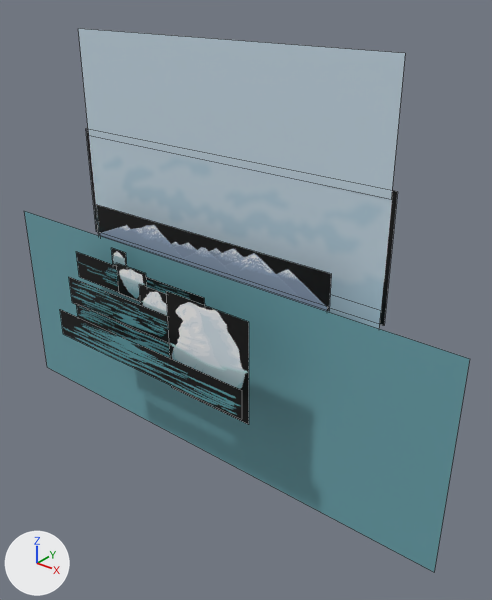
Renders of the Blender file Content/PuffBOMB/3D/Glacier/GlacierScene.blend from each side of a commit.
The view is the same before and after, from a camera (50 mm lens) standing at (1384.0, -966.0, 1090.0) and looking at (359.0, 314.0, 296.0). Lighting does not change. The marker at lower left points along +X, +Y and +Z. Mesh edges are drawn as thin lines.
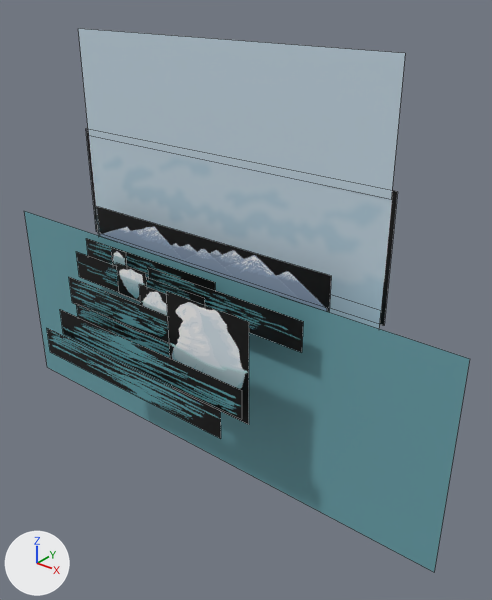
Changed parts and their boxes [x1, y1, x2, y2] in the pictures (492 x 600 px):
'Plane.004', moved
    before: [97, 205, 331, 311]
    after: [97, 207, 331, 312]
'Plane.015', added
    after: [47, 328, 221, 439]
'Plane.011', added
    after: [148, 267, 303, 352]
'Plane.014', added
    after: [86, 238, 215, 290]

Edits to the bpy script that builds the scene:
```text
Add me_plane_013:
    me_plane_013.from_pydata(...)  # 4 vertices, 1 face; spans x -8.49..0.53, y 1.21..2.31, z 0.0
    me_plane_013.materials.append(mat_glacierlayer09_png)  # picture img_glacierlayer09_png
Change ob_plane_004:
    ob_plane_004.location: (269.0, 302.0, 381.0) -> (270.0, 302.0, 376.0)
Add ob_plane_011:
    ob_plane_011 = bpy.data.objects.new('Plane.011', me_plane_003.copy())  # the mesh of ob_plane_013
    ob_plane_011.location = (-353.0, 232.0, 448.0)
    ob_plane_011.rotation_euler = (1.571, 3.142, 0.0)  # degrees (90, 180, 0)
    ob_plane_011.scale = (75.3, 75.3, 75.3)
Add ob_plane_014:
    ob_plane_014 = bpy.data.objects.new('Plane.014', me_plane_003.copy())  # the mesh of ob_plane_013
    ob_plane_014.location = (-653.0, 262.0, 454.0)
    ob_plane_014.rotation_euler = (1.571, 3.142, 0.0)  # degrees (90, 180, 0)
    ob_plane_014.scale = (75.3, 75.3, 75.3)
Add ob_plane_015:
    ob_plane_015 = bpy.data.objects.new('Plane.015', me_plane_013)
    ob_plane_015.location = (-157.0, 62.0, 222.0)
    ob_plane_015.rotation_euler = (1.571, 3.142, 0.0)  # degrees (90, 180, 0)
    ob_plane_015.scale = (75.3, 75.3, 75.3)
```
